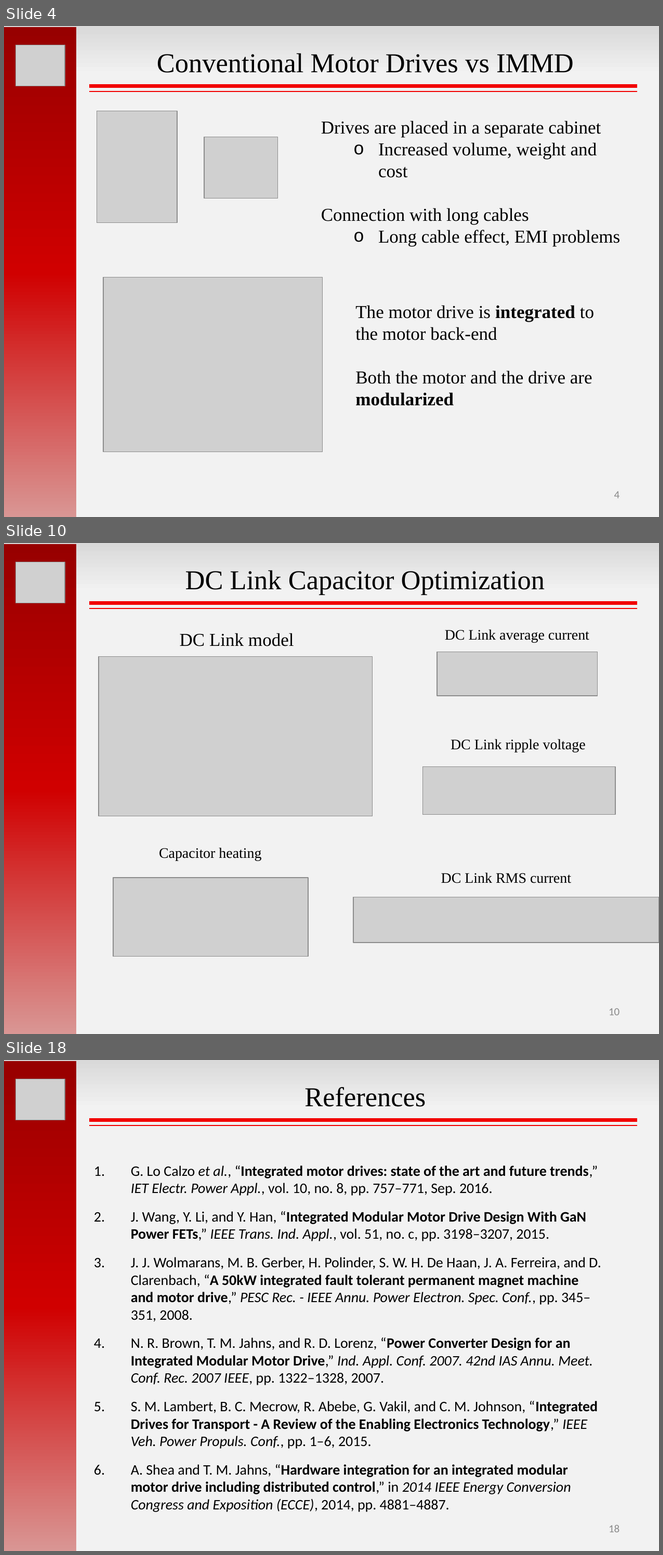
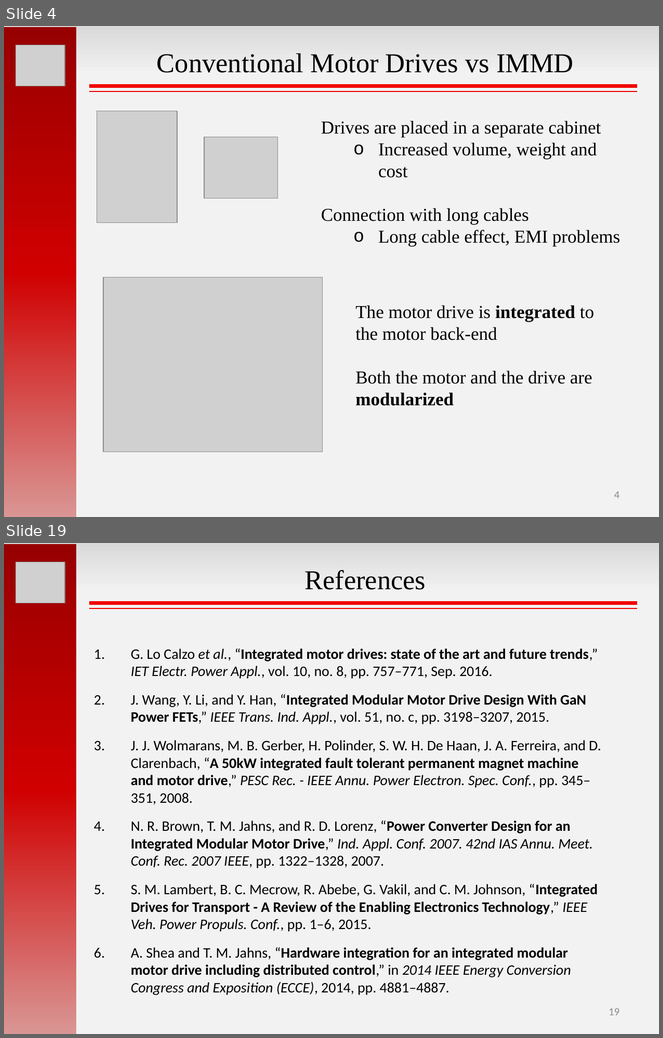
Before and after one commit to hakanpolat/IMMD, a slide deck: GRW2017/sunum/GRW2017_MesutUğur.pptx. Shown one above the other, each under a label of ours: slides 4, 10 and 18 before the commit, slides 4 and 19 after it; the slides between them are not shown. The pictures are 663x1555 and 663x1038 pixels, drawn with LibreOffice and Linux fonts; fonts in the diff are those of the drawing; grey boxes stand for pictures. Boxes give left, top, right and bottom in pixels: in the first picture for what was removed or moved away, otherwise in the second. Text is boxed around its words. In the diff, an @@ line names an element or a change of style, - is before the commit and + after.

```diff
--- a/GRW2017/sunum/GRW2017_MesutUğur.pptx
+++ b/GRW2017/sunum/GRW2017_MesutUğur.pptx
@@ slide 10 removed at [4, 543, 659, 1034], background gradient #D9D9D9 to #F2F2F2 @@
@@ rectangle removed at [4, 544, 77, 1034] @@
@@ picture removed at [16, 562, 65, 603] @@
@@ text removed at [185, 570, 545, 595] @@
-DC Link Capacitor Optimization
@@ line removed from (89, 603) to (637, 603) @@
@@ line removed from (89, 609) to (637, 609) @@
@@ text removed at [180, 633, 294, 646] @@
-DC Link model
@@ text removed at [445, 629, 590, 643] @@
-DC Link average current
@@ picture removed at [437, 652, 598, 696] @@
@@ picture removed at [98, 656, 372, 816] @@
@@ text removed at [451, 739, 586, 752] @@
-DC Link ripple voltage
@@ picture removed at [423, 767, 616, 815] @@
@@ text removed at [159, 848, 261, 861] @@
-Capacitor heating
@@ picture removed at [113, 878, 309, 956] @@
@@ text removed at [441, 873, 571, 884] @@
-DC Link RMS current
@@ picture removed at [353, 898, 659, 943] @@
@@ page number removed at [609, 1008, 620, 1016] @@
-10
@@ what was slide 18 is now slide 19 @@
@@ page number at [609, 1008, 620, 1016]: text changed @@
-18
+19
```
Also in this commit, not shown: 11 slides changed, 4 slides added, 2 other slides removed, 2 other files.
